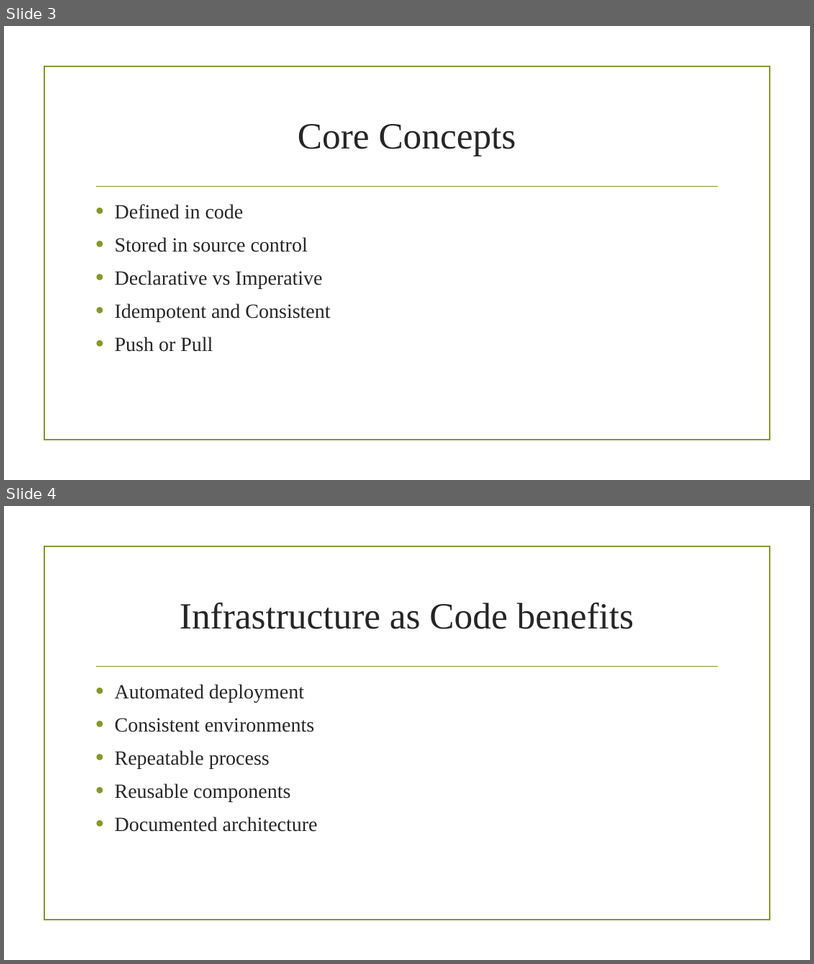
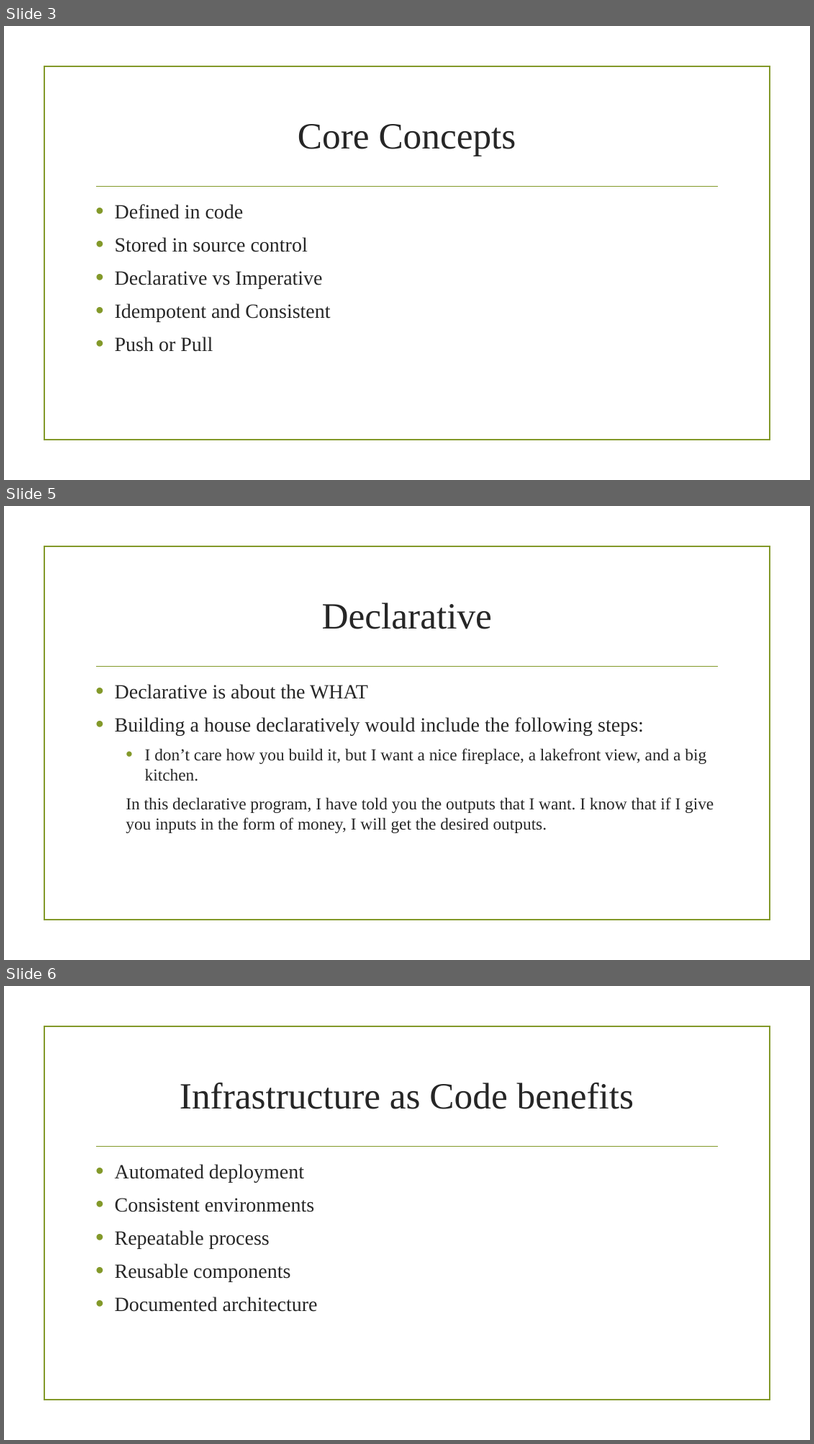
Before and after one commit to fourcomrades/terraform, a slide deck: Day1/Terraform_1.pptx. Shown one above the other, each under a label of ours: slides 3 and 4 before the commit, slides 3, 5 and 6 after it; the slides between them are not shown. The pictures are 814x964 and 814x1444 pixels, drawn with LibreOffice and Linux fonts; fonts in the diff are those of the drawing; background and template pictures are left out. Boxes give left, top, right and bottom in pixels: in the first picture for what was removed or moved away, otherwise in the second. Text is boxed around its words. In the diff, an @@ line names an element or a change of style, - is before the commit and + after.

Commit message:
add slides

```diff
--- a/Day1/Terraform_1.pptx
+++ b/Day1/Terraform_1.pptx
@@ slide 5 added at <box>4,506,810,960</box>, background picture (left out); not listed: 2 template elements that a slide beside it also shows @@
@@ title added at <box>322,602,492,629</box>, 44 pt, text #262626 @@
+Declarative
@@ text added at <box>115,684,714,833</box>, 20 pt, text #262626 @@
+• Declarative is about the WHAT
+• Building a house declaratively would include the following steps:
+  • I don’t care how you build it, but I want a nice fireplace, a lakefront view, and a big kitchen.
+  In this declarative program, I have told you the outputs that I want. I know that if I give you inputs in the form of money, I will get the desired outputs.
@@ what was slide 4 is now slide 6 @@
```
Also in this commit, not shown: 1 other slide added, 2 other files.
